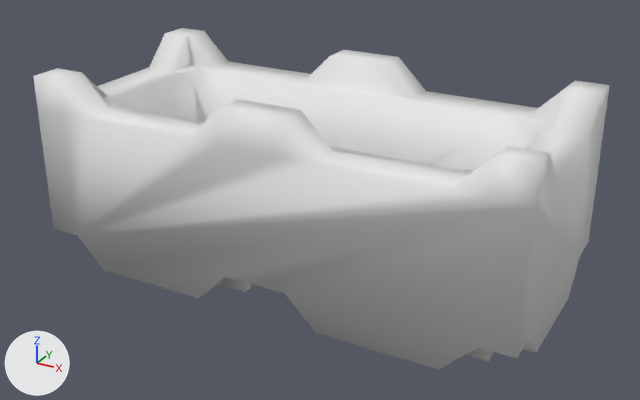
The Blender file meshes/brick.blend: old version first, new version second.
Camera for both pictures: a 50 mm lens placed at (18.5, -33.3, 16.2), pointed at (0.3, -0.3, -0.3). The axes (+X, +Y, +Z) are drawn at lower left. The lights are the same throughout. The picture after the commit comes second.

Before the edit, the objects in view are built like this:
```python
me_brick = bpy.data.meshes.new('brick')
me_brick.from_pydata(...)  # 222 vertices, 444 faces; spans x -11.5..11.5, y -5.5..5.5, z -3.8..5.3
me_brick.polygons.foreach_set('use_smooth', [True] * 444)
ob_brick = bpy.data.objects.new('brick', me_brick)
ob_brick.location = (0.0, 0.0, 0.0)
```
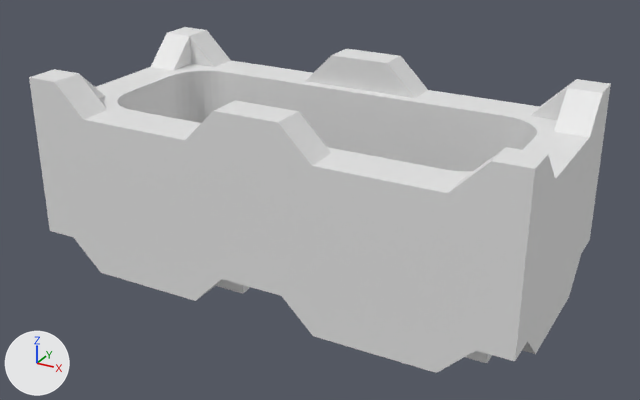
The edits, one by one:
me_brick has 222 vertices, 444 faces and spans x -11.5..11.5, y -5.5..5.5, z -3.8..5.3.
me_brick is used by ob_brick; location (0.0, 0.0, 0.0).
me_brick part 1: edges marked sharp go from 0 to 314.
Object 'brick' (ob_brick) is rescaled from (1.0, 1.0, 1.0) to (1.0, 1.05, 1.0).

Pixel boxes [x1, y1, x2, y2] of what changed, in the pictures (640 x 400 px):
'brick', shading changed, rescaled: before [33, 28, 610, 370]; after [29, 27, 611, 373]
